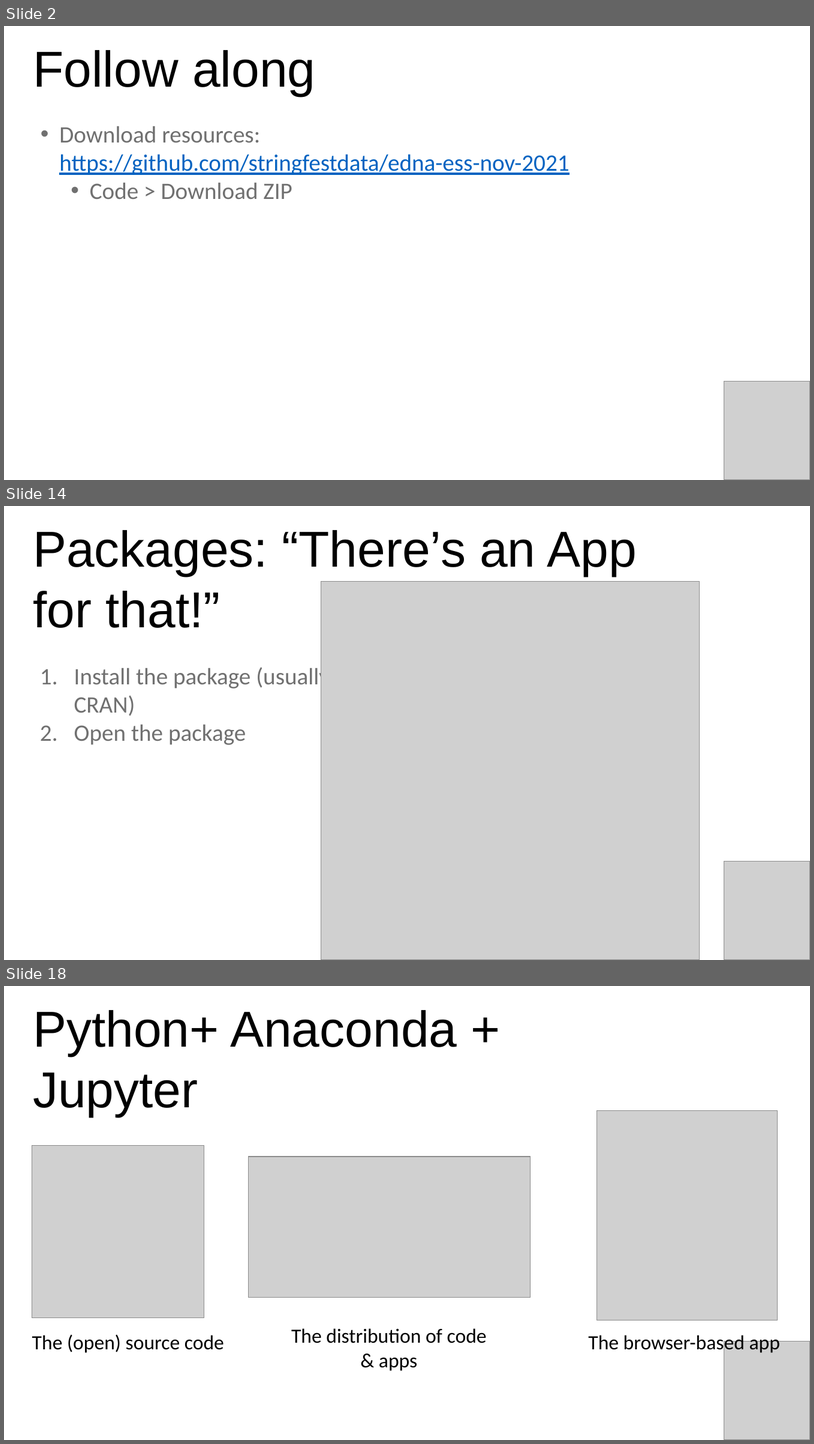
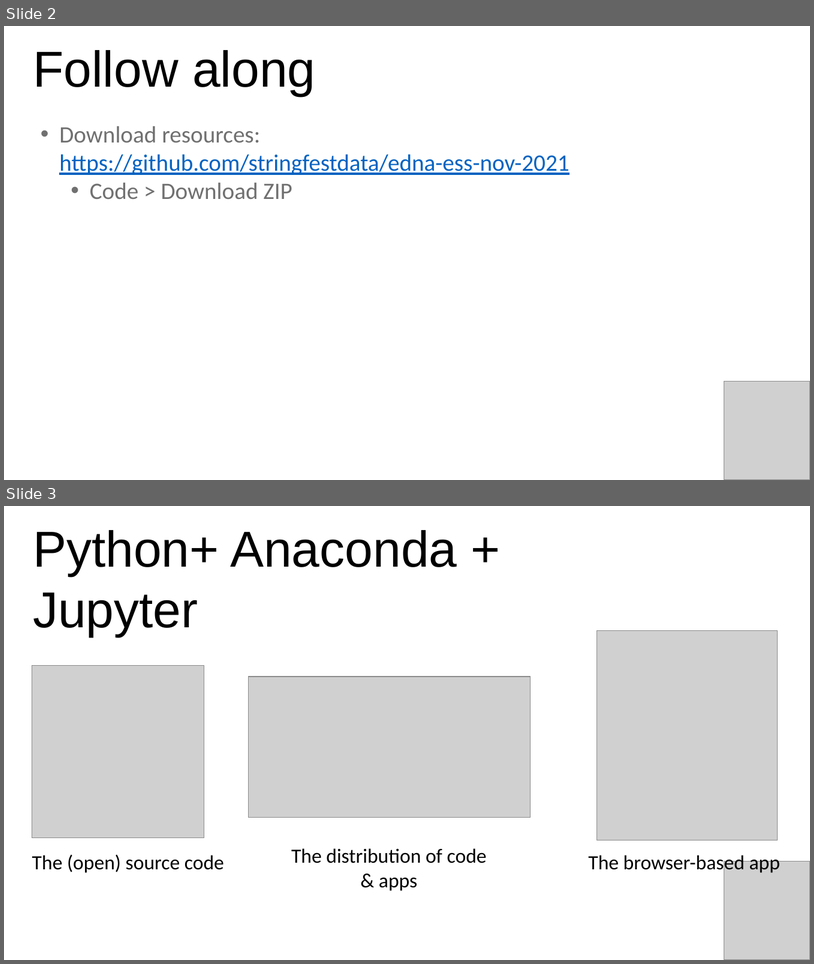
Before and after one commit to stringfestdata/edna-ess-nov-2021, a slide deck: python-for-excel-ess.pptx. Shown one above the other, each under a label of ours: slides 2, 14 and 18 before the commit, slides 2 and 3 after it; the slides between them are not shown. The pictures are 814x1444 and 814x964 pixels, drawn with LibreOffice and Linux fonts; fonts in the diff are those of the drawing; grey boxes stand for pictures. Boxes give left, top, right and bottom in pixels: in the first picture for what was removed or moved away, otherwise in the second. Text is boxed around its words. In the diff, an @@ line names an element or a change of style, - is before the commit and + after.

```diff
--- a/python-for-excel-ess.pptx
+++ b/python-for-excel-ess.pptx
@@ slide 14 removed at [4,506,810,960], background #FFFFFF @@
@@ text removed at [33,530,636,628] @@
-Packages: “There’s an App for that!”
@@ picture removed at [321,581,699,960] @@
@@ text removed at [74,664,330,745] @@
-1. Install the package (usually from CRAN)
-2. Open the package
@@ picture removed at [725,861,810,960] @@
@@ what was slide 18 is now slide 3 @@
```
Also in this commit, not shown: 1 slide added, 19 other slides removed.
